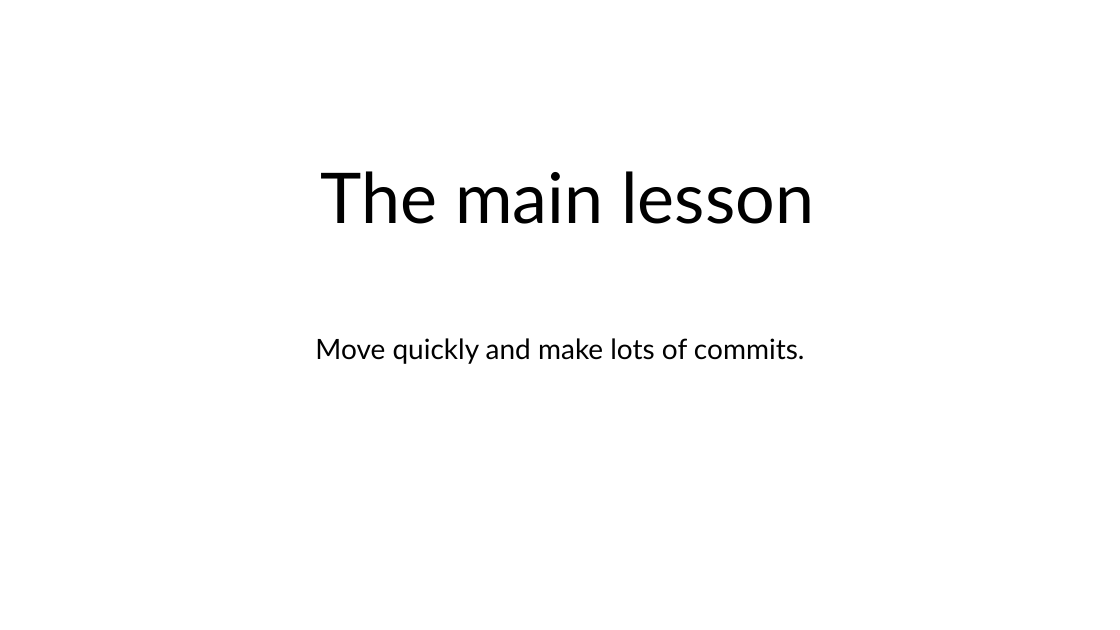
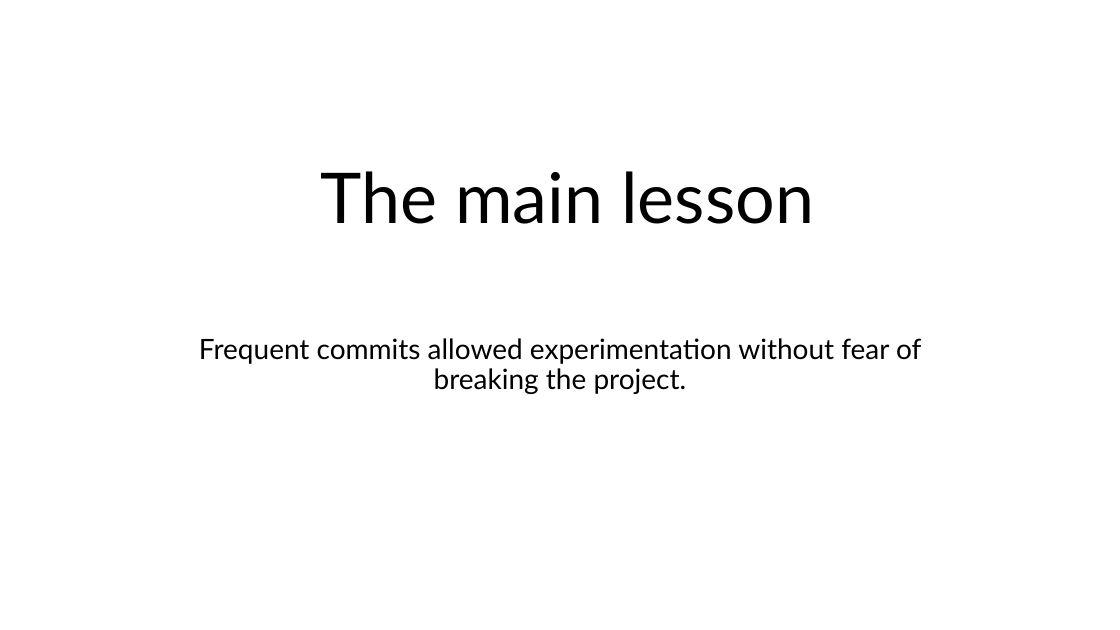
Before and after one commit to HoloJem/snake-game, a slide deck: slide 1 of presentation/The main lesson.pptx. Drawn at 1120x630 pixels with LibreOffice and Linux fonts; fonts in the diff are those of the drawing. Boxes give left, top, right and bottom in pixels: in the first picture for what was removed or moved away, otherwise in the second. Text is boxed around its words. In the diff, an @@ line names an element or a change of style, - is before the commit and + after.

```diff
--- a/presentation/The main lesson.pptx
+++ b/presentation/The main lesson.pptx
@@ subtitle at (199, 338, 921, 394): text changed @@
-Move quickly and make lots of commits.
+Frequent commits allowed experimentation without fear of breaking the project.
```
Also in this commit, not shown: 2 other slides changed, 1 slide added, 2 slides removed, 3 other files.
